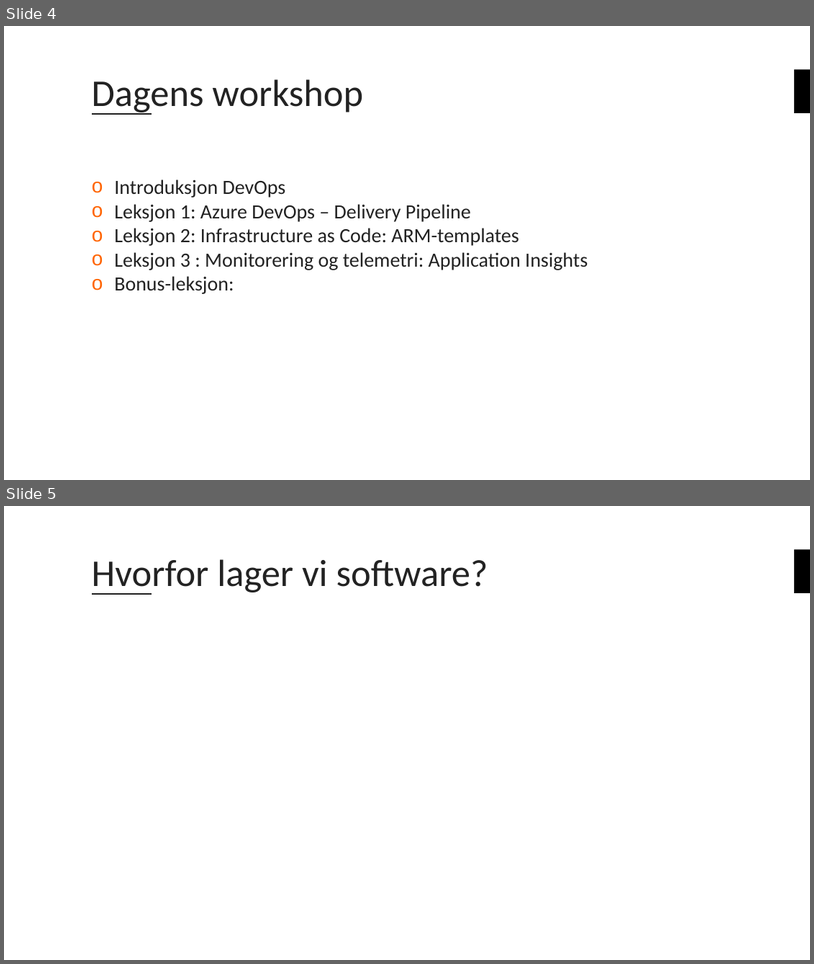
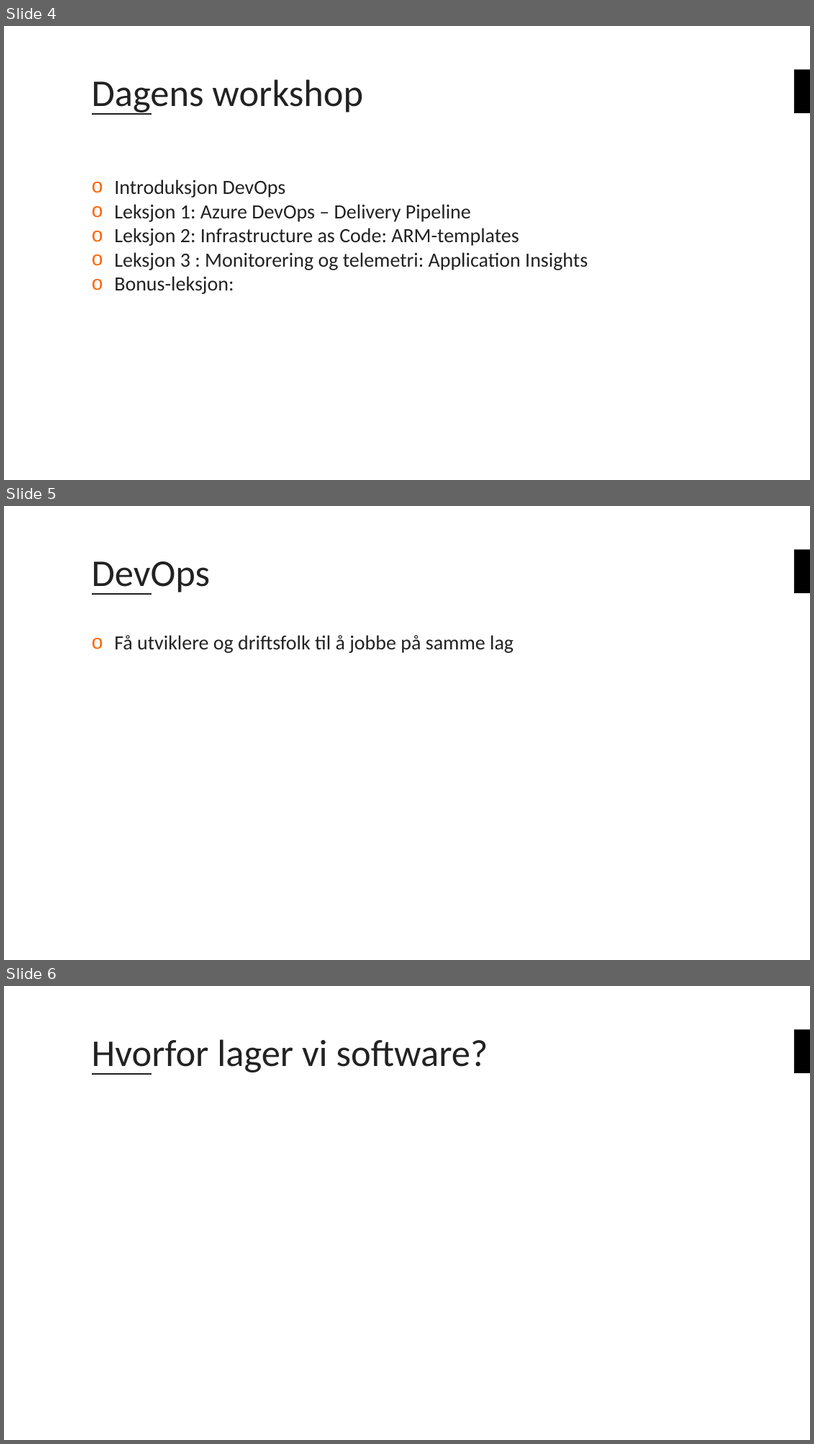
Before and after one commit to bouvet/azure-workshops, a slide deck: Workshop_2/Presentasjon/Azureskolen-Workshop#2.pptx. Shown one above the other, each under a label of ours: slides 4 and 5 before the commit, slides 4, 5 and 6 after it. The pictures are 814x964 and 814x1444 pixels, drawn with LibreOffice and Linux fonts; fonts in the diff are those of the drawing; background and template pictures are left out. Boxes give left, top, right and bottom in pixels: in the first picture for what was removed or moved away, otherwise in the second. Text is boxed around its words. In the diff, an @@ line names an element or a change of style, - is before the commit and + after.

```diff
--- a/Workshop_2/Presentasjon/Azureskolen-Workshop#2.pptx
+++ b/Workshop_2/Presentasjon/Azureskolen-Workshop#2.pptx
@@ slide 5 added at box(4, 506, 810, 960), background #FFFFFF; not listed: 2 template elements that a slide beside it also shows @@
@@ title added at box(92, 561, 211, 595), 45 pt, text #222222 @@
+DevOps
@@ text added at box(114, 635, 514, 653), 24 pt, text #222222 @@
+o Få utviklere og driftsfolk til å jobbe på samme lag
@@ what was slide 5 is now slide 6 @@
```
Also in this commit, not shown: 3 slides changed, 3 other slides added, 2 slides removed.
